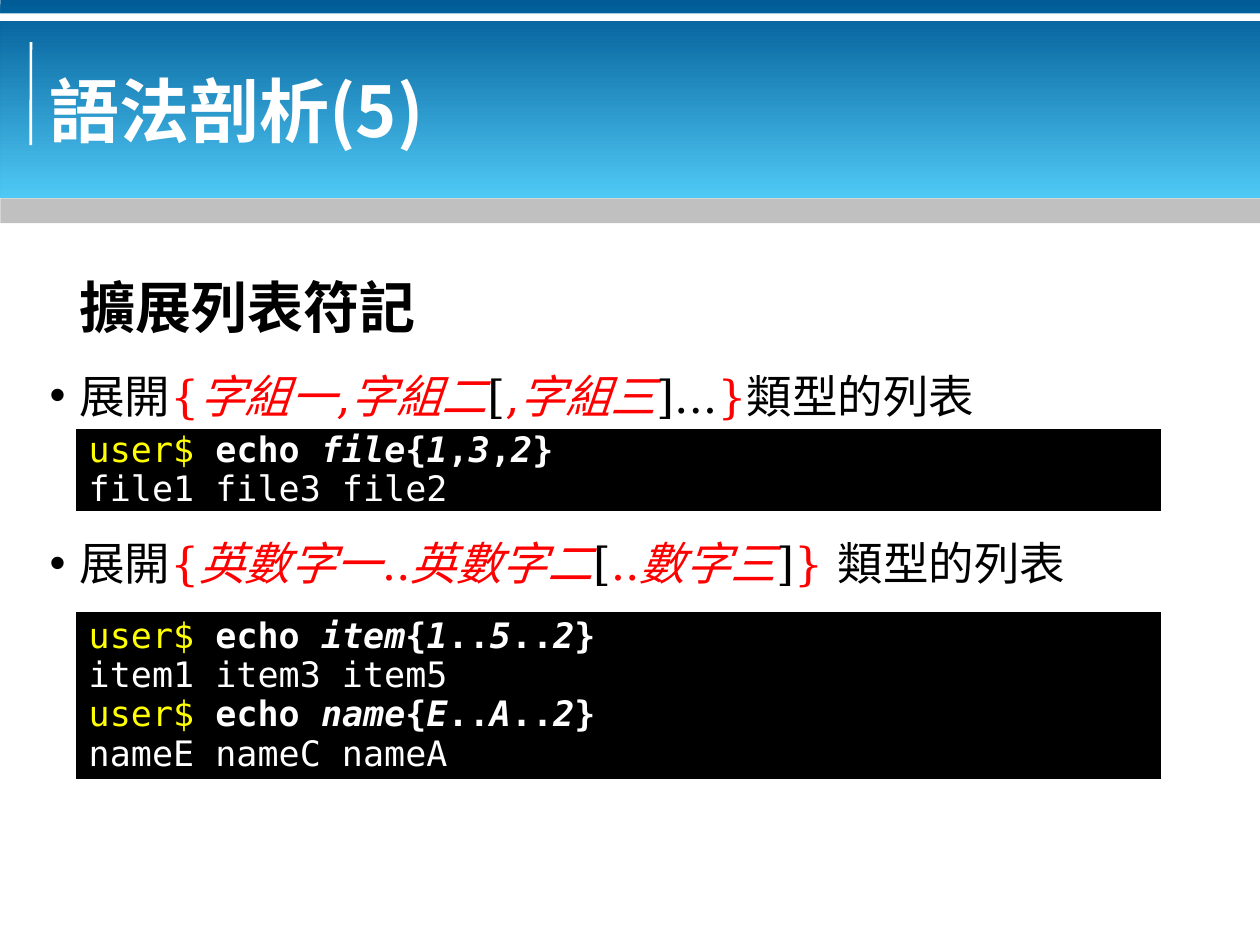
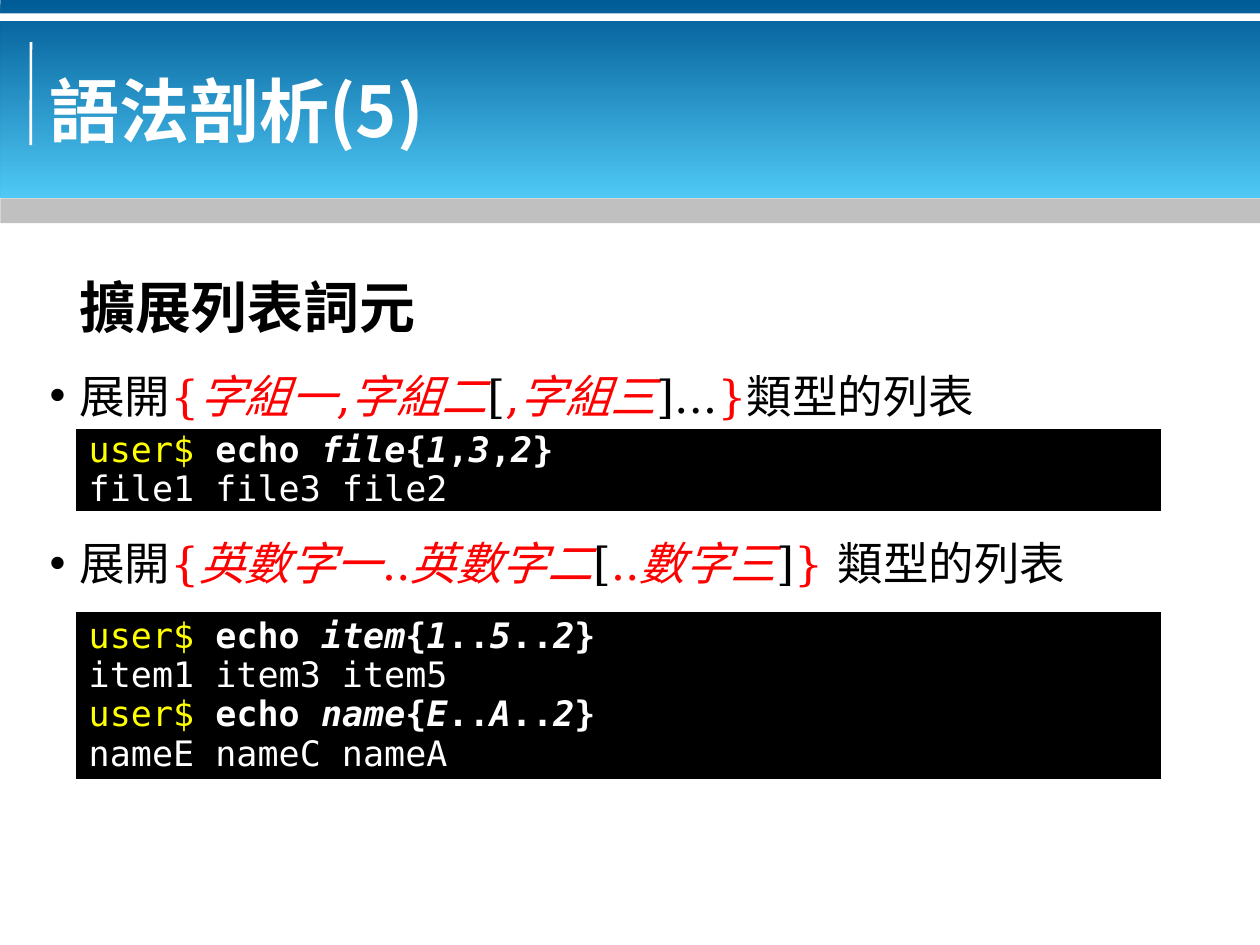
Before and after one commit to bluebat/.presentations, a slide deck: slide 11 of bash-basics.odp. Drawn at 1260x945 pixels with LibreOffice and Linux fonts; fonts in the diff are those of the drawing; background and template pictures are left out. Boxes give left, top, right and bottom in pixels: in the first picture for what was removed or moved away, otherwise in the second. Text is boxed around its words. In the diff, an @@ line names an element or a change of style, - is before the commit and + after.

```diff
--- a/bash-basics.odp
+++ b/bash-basics.odp
@@ text at bbox=[79, 280, 415, 333]: text changed @@
-擴展列表符記
+擴展列表詞元
```
Also in this commit, not shown: 3 other slides changed.
